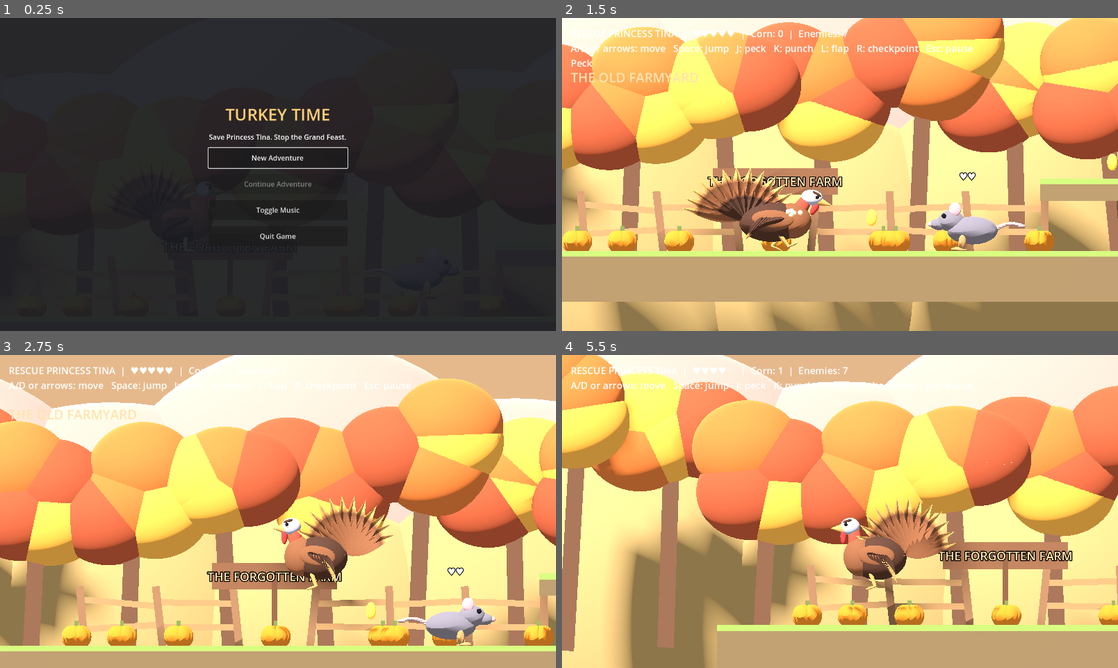
Above: before the commit, frames 1-4 (two rows, left to right).
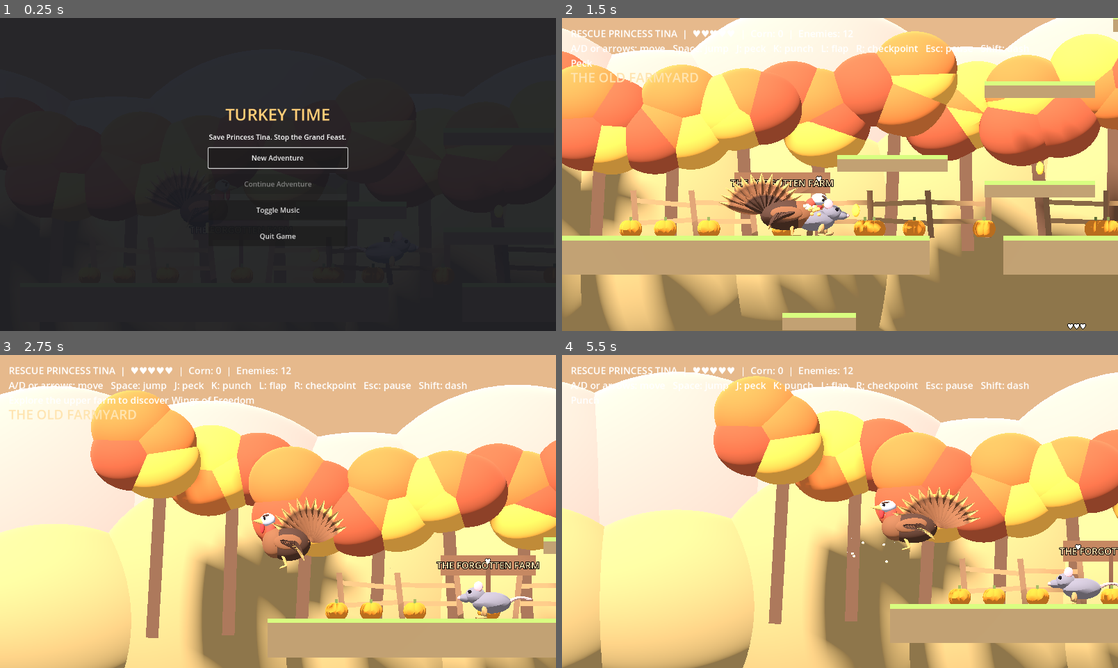
Above: after the commit, the same moments.

Repository: bowr39/TurkeyTime
Game: Godot game, scene res://main.tscn
Same seed, same stepped clock (60 frames per second), same inputs: the game is played once before the commit and once after it.
Inputs (mouse positions are in pixels of both pictures, inside the frame that each line leads up to):
- Up to frame 1 (0.25 s): no input
- Up to frame 2 (1.5 s): click "New Adventure" at 0.5 s; move the mouse to (962, 158) at 1.27 s; hold D from 1.28 s (still down); tap Shift at 1.35 s; click (962, 158) at 1.42 s
- Up to frame 3 (2.75 s): tap Space at 1.52, 1.82, 2.27, 2.57 s; tap J at 1.55, 2.1 s; move the mouse to (166, 527) at 2.02 s; release D at 2.03 s; hold A from 2.03 s (still down); click (166, 527) at 2.17 s; tap K at 2.3 s
- Up to frame 4 (5.5 s): move the mouse to (895, 442) at 2.77 s; release A at 2.78 s; hold D 2.78-4.28 s; tap K at 2.85, 5.3 s; click (895, 442) at 2.92 s; tap L at 3.05, 3.6 s; move the mouse to (812, 574) at 3.52 s; click (812, 574) at 3.67 s; tap Space at 3.77, 4.07, 4.52, 4.82, 5.27 s; tap Shift at 3.8, 4.35 s; move the mouse to (1006, 558) at 4.27 s; hold A from 4.28 s (still down); click (1006, 558) at 4.42 s; tap J at 4.55, 5.1 s; move the mouse to (673, 464) at 5.02 s; click (673, 464) at 5.17 s

The runs differ from the first frame. In frame 2, 71% of the frame differs, in the area x 0-100%, y 0-100%; in frame 3, 78%; in frame 4, 83%.

Commit message:
Redesign farmstead with vertical routes, underground loop, faster combat and unlockable aerial dash

Diff:
--- a/main.gd
+++ b/main.gd
@@ -8,6 +8,12 @@
 var game_menu: CanvasLayer
 var collected: Array = []
 var defeated: Array = []
+var dash_unlocked := false
+var dash_time := 0.0
+var dash_ready := true
+var dash_direction := 1.0
+var dash_joy_old := false
+var shrine: Node3D
 var hp := 5
 var max_hp := 5
 var corn := 0
@@ -95,7 +101,7 @@
 	mat.emission_enabled = true
 	mat.emission = Color("#a76a15")
 	n.set_meta("base",p.y)
-	n.set_meta("id",str(p.x))
+	n.set_meta("id",str(p.x)+":"+str(p.y))
 	pickups.append(n)
 
 func barrier(p: Vector3,size: Vector3,tint: Color) -> StaticBody3D:
@@ -125,7 +131,37 @@
 	add_child(sun)
 	sun.rotation_degrees = Vector3(-45, -30, 0)
 	sun.shadow_enabled = true
-	platform(Vector3(4,-0.5,0),Vector3(18,1,5))
+	platform(Vector3(0,-0.5,0),Vector3(10,1,5))
+	platform(Vector3(10,-0.5,0),Vector3(6,1,5))
+	platform(Vector3(7,-4.5,0),Vector3(24,1,5))
+	platform(Vector3(2,-2.3,0),Vector3(2,0.4,3))
+	platform(Vector3(13,-2.4,0),Vector3(2,0.4,3))
+	platform(Vector3(19,-2.0,0),Vector3(3,0.4,3))
+	platform(Vector3(4,2.0,0),Vector3(3,0.4,3))
+	platform(Vector3(8,4.0,0),Vector3(3,0.4,3))
+	platform(Vector3(12,5.8,0),Vector3(4,0.4,3))
+	platform(Vector3(17,5.8,0),Vector3(3,0.4,3))
+	platform(Vector3(31,5.8,0),Vector3(4,0.4,3))
+	platform(Vector3(32,7.7,0),Vector3(3,0.4,3))
+	platform(Vector3(35,9.5,0),Vector3(5,0.4,3))
+	platform(Vector3(36,8.0,0),Vector3(4,0.4,3))
+	platform(Vector3(41,6.0,0),Vector3(4,0.4,3))
+	platform(Vector3(46,4.0,0),Vector3(4,0.4,3))
+	platform(Vector3(51,2.0,0),Vector3(4,0.4,3))
+	shrine = Node3D.new()
+	add_child(shrine)
+	shrine.position = Vector3(12,6.7,0)
+	for side in [-1.0,1.0]:
+		var feather := ball(shrine,Vector3(side*0.3,0,0),Vector3(0.3,0.95,0.2),Color("#a9eaff"))
+		feather.rotation.z = side*-0.6
+	var hint := Label3D.new()
+	shrine.add_child(hint)
+	hint.position.y = 0.8
+	hint.text = "WINGS OF FREEDOM"
+	hint.font_size = 40
+	hint.pixel_size = 0.006
+	for p in [Vector3(6,-3.3,0),Vector3(10,-3.3,0),Vector3(15,-3.3,0),Vector3(17,6.5,0),Vector3(31,6.5,0),Vector3(35,10.2,0),Vector3(36,8.7,0),Vector3(46,4.7,0)]:
+		kernel(p)
 	platform(Vector3(17,-0.5,0),Vector3(6,1,5))
 	platform(Vector3(29.5,-0.5,0),Vector3(19,1,5))
 	platform(Vector3(8,1.3,0),Vector3(3,0.4,3))
@@ -157,8 +193,8 @@
 	player = actor(spawn)
 	turkey = preload("res://timmy_model.gd").new()
 	player.add_child(turkey)
-	for x in [5.0, 16.0, 25.0, 34.0, 46.0, 51.0, 65.0]:
-		var e := actor(Vector3(x,-2.8 if x>43 and x<54 else 1.0,0))
+	for x in [5.0, 16.0, 25.0, 34.0, 46.0, 51.0, 65.0, 9.0, 14.0, 27.0, 37.0, 45.0]:
+		var e := actor(Vector3(x,-3.2 if x==9.0 or x==14.0 else -2.8 if x>43 and x<54 else 1.0,0))
 		var is_boss: bool = x == 65.0
 		var kind := 2 if is_boss else enemies.size()%3
 		var model = preload("res://enemy_model.gd").new()
@@ -191,7 +227,7 @@
 	camera = Camera3D.new()
 	add_child(camera)
 	camera.projection = Camera3D.PROJECTION_ORTHOGONAL
-	camera.size = 6.5
+	camera.size = 8.5
 	camera.position = Vector3(2,3,15)
 	camera.current = true
 	var layer := CanvasLayer.new()
@@ -222,7 +258,7 @@
 	var file := FileAccess.open("user://turkey_time.save",FileAccess.WRITE)
 	if file==null:
 		return
-	file.store_var({"spawn":spawn,"corn":corn,"max_hp":max_hp,"checkpoint":checkpoint,"cellar":cellar_checkpoint,"boss":boss_done,"secret":secret_open,"reward":reward_taken,"collected":collected,"defeated":defeated})
+	file.store_var({"spawn":spawn,"corn":corn,"max_hp":max_hp,"checkpoint":checkpoint,"cellar":cellar_checkpoint,"boss":boss_done,"secret":secret_open,"reward":reward_taken,"collected":collected,"defeated":defeated,"dash":dash_unlocked})
 
 func load_progress() -> void:
 	var file := FileAccess.open("user://turkey_time.save",FileAccess.READ)
@@ -233,6 +269,9 @@
 		return
 	spawn = data.get("spawn",Vector3(0,2,0))
 	corn = int(data.get("corn",0))
+	dash_unlocked = bool(data.get("dash",false))
+	if dash_unlocked:
+		shrine.hide()
 	max_hp = int(data.get("max_hp",5))
 	hp = max_hp
 	checkpoint = bool(data.get("checkpoint",false))
@@ -243,7 +282,7 @@
 	collected = data.get("collected",[])
 	defeated = data.get("defeated",[])
 	for n: Node3D in pickups.duplicate():
-		if collected.has(n.get_meta("id")):
+		if collected.has(n.get_meta("id")) or collected.has(str(n.position.x)):
 			pickups.erase(n)
 			n.queue_free()
 	for e: CharacterBody3D in enemies.duplicate():
@@ -269,10 +308,10 @@
 func attack(kind: String, reach: float, damage: int, push: float) -> void:
 	if cooldown > 0:
 		return
-	cooldown = 0.25 if kind == "Peck" else 0.55
+	cooldown = 0.15 if kind == "Peck" else 0.30
 	attack_name = kind
 	game_menu.call("sound",kind)
-	attack_timer = 0.25
+	attack_timer = 0.18
 	var tint := Color("#b5eaff") if kind=="Flap" else Color("#ffe3a2")
 	burst(player.position+Vector3(facing*reach*0.55,0.15,0.4),tint,10 if kind=="Flap" else 5)
 	if not secret_open and kind=="Punch" and player.position.distance_to(Vector3(34.8,6.7,0))<1.8:
@@ -342,7 +381,7 @@
 		axis = Input.get_joy_axis(0,JOY_AXIS_LEFT_X)
 		if absf(axis)<0.2:
 			axis = 0
-	player.velocity.x = move_toward(player.velocity.x,axis*7.0,55*dt)
+	player.velocity.x = move_toward(player.velocity.x,axis*10.5,85*dt)
 	if axis != 0:
 		facing = signf(axis)
 	turkey.rotation.y = 0 if facing > 0 else PI
@@ -357,11 +396,32 @@
 		coyote = maxf(0,coyote-dt)
 		player.velocity.y -= 20*dt
 	if jump_buffer>0 and coyote>0:
-		player.velocity.y = 10
+		player.velocity.y = 11.5
 		coyote = 0
 		jump_buffer = 0
 	if player.velocity.y>3 and not Input.is_physical_key_pressed(KEY_SPACE) and not Input.is_joy_button_pressed(0,JOY_BUTTON_A):
 		player.velocity.y = move_toward(player.velocity.y,3,35*dt)
+	if not dash_unlocked and player.position.distance_to(shrine.position)<1.1:
+		dash_unlocked = true
+		shrine.hide()
+		burst(player.position,Color("#a9eaff"),25)
+		game_menu.call("sound","checkpoint")
+		save_progress()
+		region_label.text = "WINGS OF FREEDOM UNLOCKED"
+	var joy_dash := Input.is_joy_button_pressed(0,JOY_BUTTON_RIGHT_SHOULDER)
+	var dash_pressed := pressed(KEY_SHIFT) or (joy_dash and not dash_joy_old)
+	dash_joy_old = joy_dash
+	if player.is_on_floor() and dash_time<=0:
+		dash_ready = true
+	if dash_unlocked and dash_ready and dash_pressed:
+		dash_ready = false
+		dash_time = 0.22
+		dash_direction = facing
+		invulnerable = maxf(invulnerable,0.25)
+		burst(player.position,Color("#a9eaff"),12)
+	if dash_time>0:
+		dash_time = maxf(0,dash_time-dt)
+		player.velocity = Vector3(dash_direction*28,0,0)
 	player.move_and_slide()
 	player.position.z = 0
 	if pressed(KEY_J) or Input.is_mouse_button_pressed(MOUSE_BUTTON_LEFT) or Input.is_joy_button_pressed(0,JOY_BUTTON_X):
@@ -420,8 +480,8 @@
 				state = "warn"
 				timer = 0.28 if kind==0 else 0.42 if kind==1 else 0.65
 				e.set_meta("dir",direction)
-			elif distance<4.0:
-				desired = direction*(3.2 if kind==0 else 2.3 if kind==1 else 1.3)
+			elif distance<6.0:
+				desired = direction*(4.6 if kind==0 else 3.4 if kind==1 else 2.0)
 			else:
 				desired = clampf(home-e.position.x,-1.0,1.0)
 		e.set_meta("state",state)
@@ -463,4 +523,4 @@
 		camera.position.x += randf_range(-0.08,0.08)
 		camera.position.y += randf_range(-0.08,0.08)
 	boss_label.text = "IRON ROOSTER  "+str(boss.get_meta("hp"))+"/14" if is_instance_valid(boss) and not boss_done and player.position.x>58 else "IRON ROOSTER DEFEATED — ROAD OPEN" if boss_done and player.position.x>58 else ""
-	hud.text = "RESCUE PRINCESS TINA  |  %s  |  Corn: %d  |  En …(64 unchanged characters)… h   L: flap   R: checkpoint   Esc: pause\n%s" % ["♥".repeat(hp)+"♡".repeat(max_hp-hp),corn,enemies.size(),attack_name if attack_timer>0 else ""]
+	hud.text = "RESCUE PRINCESS TINA  |  %s  |  Corn: %d  |  En …(64 unchanged characters)… h   L: flap   R: checkpoint   Esc: pause   Shift: dash\n%s" % ["♥".repeat(hp)+"♡".repeat(max_hp-hp),corn,enemies.size(),attack_name if attack_timer>0 else "Wings of Freedom: "+("READY" if dash_ready else "RECHARGING") if dash_unlocked else "Explore the upper farm to discover Wings of Freedom"]
